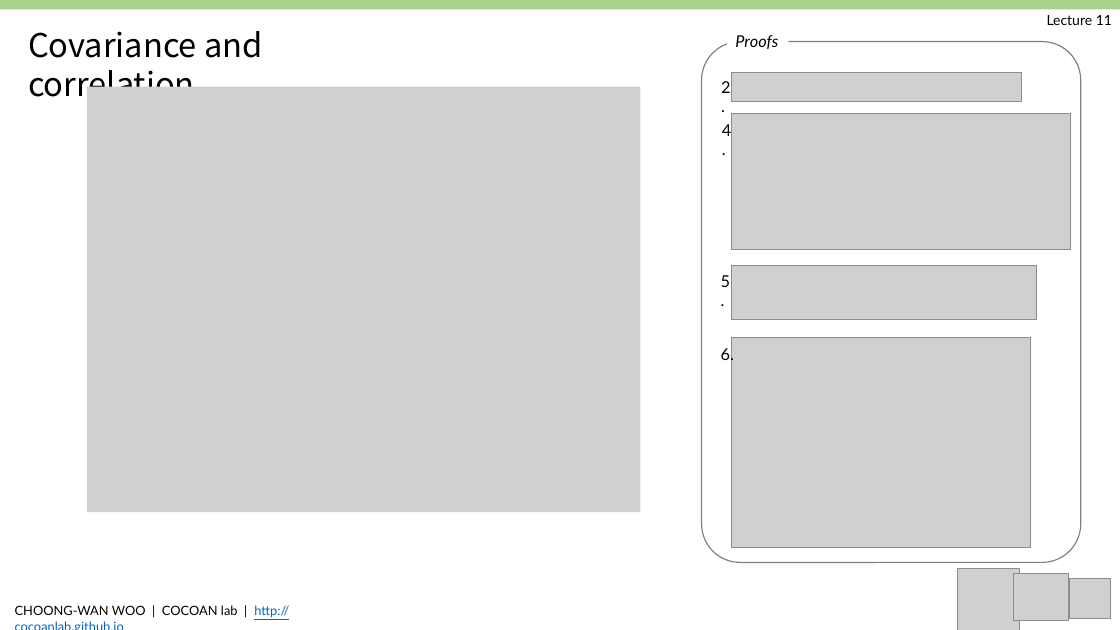
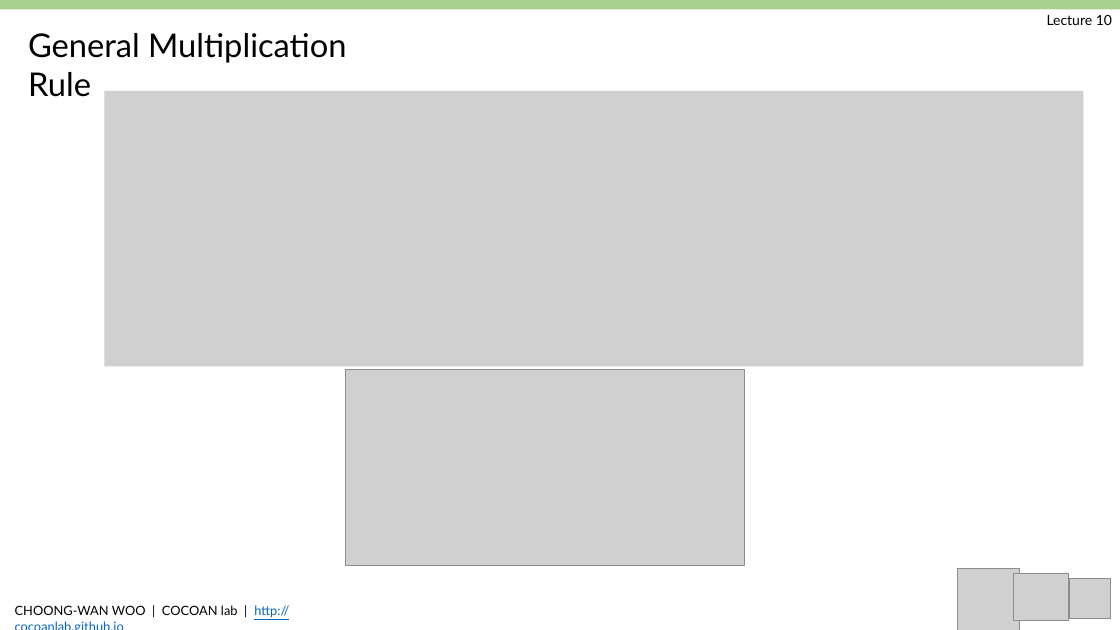
Before and after one commit to jun-hyeok/GBE3037-41_BME-Probability-and-Stability_2019Spring, a slide deck: slide 9 of slides/Woo_GBE3037_L10.pptx (slide 8 before the commit). Drawn at 1120x630 pixels with LibreOffice and Linux fonts; fonts in the diff are those of the drawing; grey boxes stand for pictures. Boxes give left, top, right and bottom in pixels: in the first picture for what was removed or moved away, otherwise in the second. Text is boxed around its words. In the diff, an @@ line names an element or a change of style, - is before the commit and + after.

```diff
--- a/slides/Woo_GBE3037_L10.pptx
+++ b/slides/Woo_GBE3037_L10.pptx
@@ text at bbox=[1047, 15, 1112, 25]: text changed @@
-Lecture 11
+Lecture 10
@@ text at bbox=[28, 33, 346, 97]: text changed; font Noto Sans CJK KR to Lato @@
-Covariance and correlation
+General Multiplication Rule
@@ rounded rectangle removed at bbox=[702, 42, 1081, 563] @@
@@ text removed at bbox=[735, 35, 778, 49] @@
-Proofs
@@ picture removed at bbox=[87, 87, 640, 512] @@
@@ text removed at bbox=[721, 81, 730, 93] @@
-2.
@@ picture removed at bbox=[731, 73, 1022, 102] @@
@@ picture added at bbox=[104, 91, 1084, 366] @@
@@ picture removed at bbox=[731, 113, 1070, 250] @@
@@ text removed at bbox=[722, 124, 731, 136] @@
-4.
@@ picture removed at bbox=[732, 266, 1037, 319] @@
@@ text removed at bbox=[721, 275, 730, 287] @@
-5.
@@ text removed at bbox=[721, 346, 734, 364] @@
-6.
@@ picture removed at bbox=[731, 338, 1030, 548] @@
@@ picture added at bbox=[345, 370, 744, 565] @@
```
Also in this commit, not shown: 7 other slides changed, 7 slides added, 2 slides removed, 2 other files.
